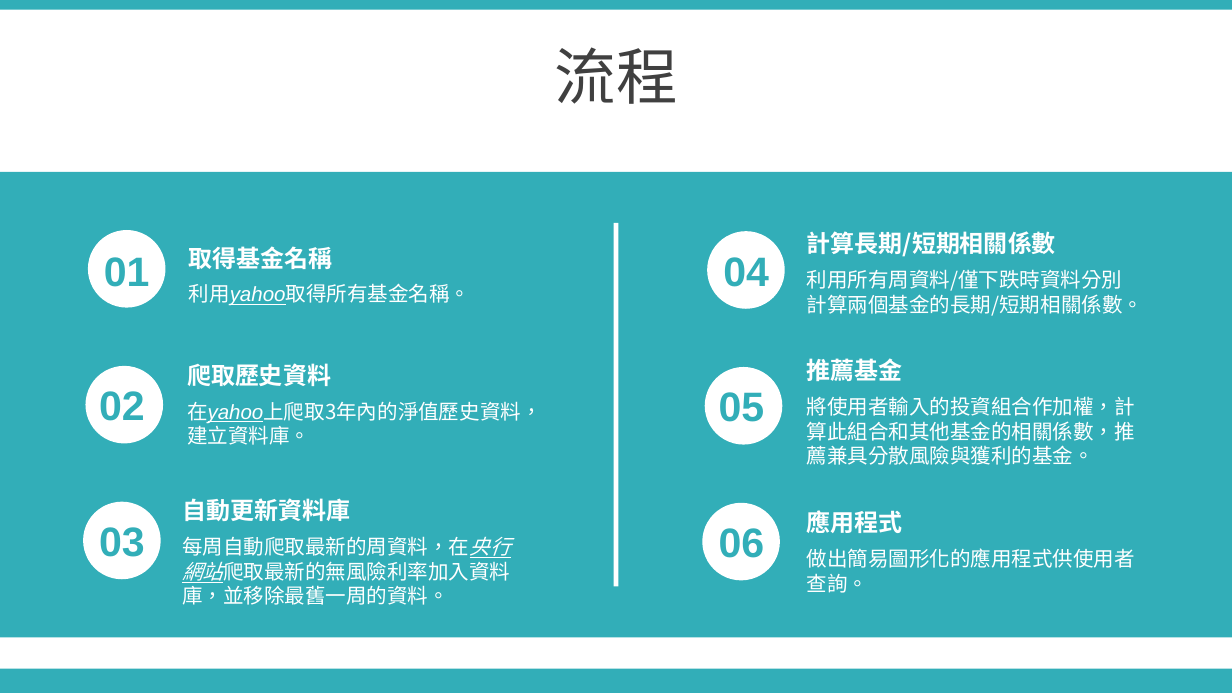
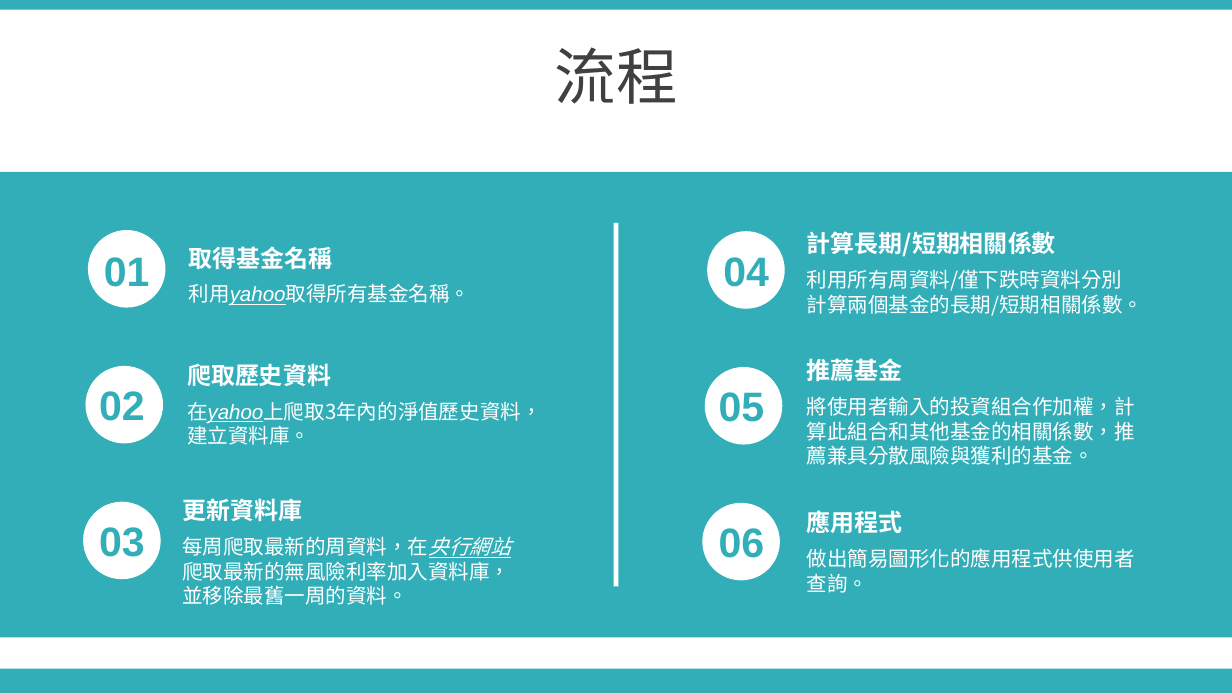
Before and after one commit to satai1919/Fintech_textmining_machinelearning, a slide deck: slide 5 of final project/Demo.pptx. Drawn at 1232x693 pixels with LibreOffice and Linux fonts; fonts in the diff are those of the drawing. Boxes give left, top, right and bottom in pixels: in the first picture for what was removed or moved away, otherwise in the second. Text is boxed around its words. In the diff, an @@ line names an element or a change of style, - is before the commit and + after.

```diff
--- a/final project/Demo.pptx
+++ b/final project/Demo.pptx
@@ text at (182,498,302,521): text changed @@
-自動更新資料庫
+更新資料庫
@@ text at (182,536,511,605): text changed @@
-每周自動爬取最新的周資料，在央行網站爬取最新的無風險利率加入資料庫，並移除最舊一周的資料。
+每周爬取最新的周資料，在央行網站爬取最新的無風險利率加入資料庫，並移除最舊一周的資料。
```
